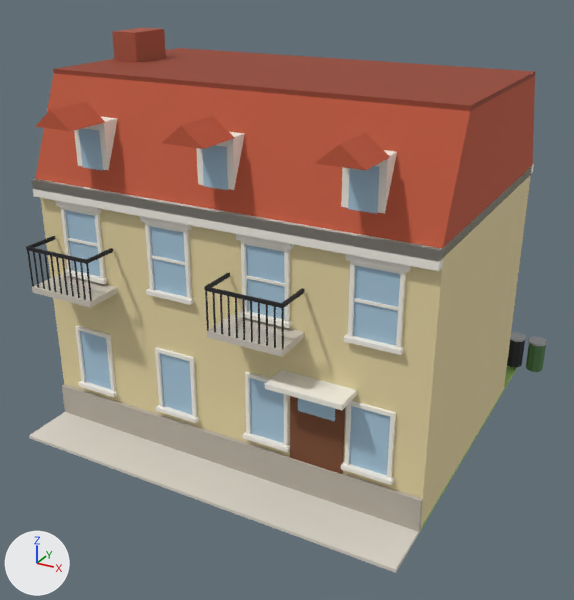
The FBX model Modeller/Binalar/Blok_duz_2k_4_Hafif.fbx: old version first, new version second.
The view is the same before and after, from a camera (50 mm lens) standing at (8.7, -16.94, 11.41) and looking at (-0.18, -0.8, 3.34). Lighting does not change. The marker at lower left points along +X, +Y and +Z. The older version comes first. Where no turn or scale is listed for an object, it has been applied to the vertices. Vertices at exactly the same position are counted once.

Objects in the first picture: 'Blok_duz_2k_4_Hafif'.
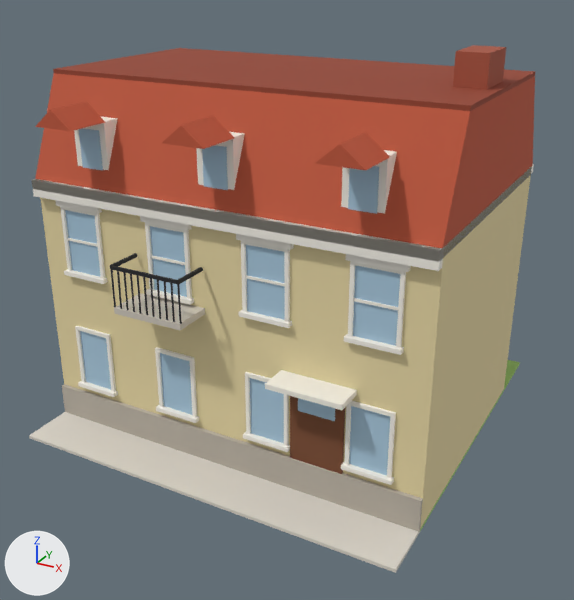
The newer file is also turned or shifted as a whole; pictures and numbers use the older file's frame.

Where the change shows, as pixel boxes (x1, y1, x2, y2) in the pictures (574 x 600 px; the box of a moved part takes in the faces that stretch with it):
'Blok_duz_2k_4_Hafif', reshaped: before (26, 28, 547, 573); after (29, 45, 535, 573)
part 1 of me_blok_duz_2k_4_hafif, moved or reshaped: before (32, 274, 118, 307); after (114, 293, 205, 330)
part 2 of me_blok_duz_2k_4_hafif, moved or reshaped: before (86, 248, 113, 264); after (110, 265, 178, 284)
part 3 of me_blok_duz_2k_4_hafif, moved or reshaped: before (86, 263, 92, 301); after (111, 270, 116, 307)
part 4 of me_blok_duz_2k_4_hafif, moved or reshaped: before (80, 262, 86, 300); after (117, 271, 122, 309)
part 5 of me_blok_duz_2k_4_hafif, moved or reshaped: before (74, 261, 80, 298); after (123, 272, 129, 310)
part 6 of me_blok_duz_2k_4_hafif, moved or reshaped: before (68, 260, 74, 297); after (130, 274, 135, 312)
part 7 of me_blok_duz_2k_4_hafif, moved or reshaped: before (205, 291, 209, 331); after (137, 275, 142, 314)
part 8 of me_blok_duz_2k_4_hafif, moved or reshaped: before (212, 292, 216, 333); after (143, 277, 148, 315)
part 9 of me_blok_duz_2k_4_hafif, moved or reshaped: before (220, 294, 223, 335); after (150, 278, 155, 317)
part 10 of me_blok_duz_2k_4_hafif, moved or reshaped: before (227, 296, 231, 336); after (157, 280, 161, 319)
part 11 of me_blok_duz_2k_4_hafif, moved or reshaped: before (235, 298, 238, 338); after (164, 282, 168, 320)
part 12 of me_blok_duz_2k_4_hafif, moved or reshaped: before (242, 299, 245, 340); after (170, 283, 175, 322)
part 13 of me_blok_duz_2k_4_hafif, moved or reshaped: before (250, 301, 253, 342); after (177, 284, 182, 324)
part 14 of me_blok_duz_2k_4_hafif, moved or reshaped: before (26, 236, 55, 249); after (110, 253, 137, 266)
part 15 of me_blok_duz_2k_4_hafif, moved or reshaped: before (204, 273, 230, 290); after (178, 267, 203, 284)
part 16 of me_blok_duz_2k_4_hafif, moved or reshaped: before (112, 28, 166, 62); after (453, 45, 506, 90)
part 17 of me_blok_duz_2k_4_hafif, deleted: before (26, 247, 547, 372)

What the commit changed:
Material 'Araba_8a5a9a' (mat_araba_8a5a9a) is new.
Its base color is (0.254, 0.102, 0.323) (purple #8a5a9a).
Its roughness is 0.85.
Material 'Agac_c9a43c' (mat_agac_c9a43c) is new.
Its base color is (0.584, 0.371, 0.0452) (yellow #c9a43c).
Its roughness is 0.85.
me_blok_duz_2k_4_hafif is used by ob_blok_duz_2k_4_hafif; location (0.0, 0.0, 0.0).
me_blok_duz_2k_4_hafif had 1100 vertices, 787 faces and spanned x -5.39..5.39, y -5.0..5.0, z 0.0..9.58.
me_blok_duz_2k_4_hafif now has 884 vertices, 608 faces and spans x -5.39..4.61, y -5.0..5.04, z 0.0..9.58.
me_blok_duz_2k_4_hafif part 1: the loose piece of 8 vertices spanning x -5.03..-3.23, y -4.55..-3.6, z 3.95..4.1 is moved by (2.5, 0.0, 0.0).
me_blok_duz_2k_4_hafif part 2: the loose piece of 8 vertices spanning x -3.27..-3.2, y -4.53..-3.65, z 5.02..5.1 is scaled about its middle by (30, 0.0568, 1), then moved by (1.6, -0.43, 0.0).
me_blok_duz_2k_4_hafif part 3: the loose piece of 8 vertices spanning x -3.25..-3.22, y -4.53..-4.5, z 4.1..5.02 is moved by (0.7, 0.0, 0.0).
me_blok_duz_2k_4_hafif part 4: the loose piece of 8 vertices spanning x -3.43..-3.4, y -4.53..-4.5, z 4.1..5.02 is moved by (1.06, 0.0, 0.0).
me_blok_duz_2k_4_hafif part 5: the loose piece of 8 vertices spanning x -3.61..-3.58, y -4.53..-4.5, z 4.1..5.02 is moved by (1.42, 0.0, 0.0).
me_blok_duz_2k_4_hafif part 6: the loose piece of 8 vertices spanning x -3.79..-3.76, y -4.53..-4.5, z 4.1..5.02 is moved by (1.78, 0.0, 0.0).
me_blok_duz_2k_4_hafif part 7: the loose piece of 8 vertices spanning x -0.05..-0.02, y -4.53..-4.5, z 4.1..5.02 is moved by (-1.78, 0.0, 0.0).
me_blok_duz_2k_4_hafif part 8: the loose piece of 8 vertices spanning x 0.13..0.16, y -4.53..-4.5, z 4.1..5.02 is moved by (-1.78, 0.0, 0.0).
me_blok_duz_2k_4_hafif part 9: the loose piece of 8 vertices spanning x 0.31..0.34, y -4.53..-4.5, z 4.1..5.02 is moved by (-1.78, 0.0, 0.0).
me_blok_duz_2k_4_hafif part 10: the loose piece of 8 vertices spanning x 0.49..0.52, y -4.53..-4.5, z 4.1..5.02 is moved by (-1.78, 0.0, 0.0).
me_blok_duz_2k_4_hafif part 11: the loose piece of 8 vertices spanning x 0.67..0.7, y -4.53..-4.5, z 4.1..5.02 is moved by (-1.78, 0.0, 0.0).
me_blok_duz_2k_4_hafif part 12: the loose piece of 8 vertices spanning x 0.85..0.88, y -4.53..-4.5, z 4.1..5.02 is moved by (-1.78, 0.0, 0.0).
me_blok_duz_2k_4_hafif part 13: the loose piece of 8 vertices spanning x 1.03..1.06, y -4.53..-4.5, z 4.1..5.02 is moved by (-1.78, 0.0, 0.0).
me_blok_duz_2k_4_hafif part 14: the loose piece of 8 vertices spanning x -5.07..-5.01, y -4.53..-3.65, z 5.02..5.1 is moved by (2.5, 0.0, 0.0).
me_blok_duz_2k_4_hafif part 15: the loose piece of 8 vertices spanning x -0.06..0.0, y -4.53..-3.65, z 5.02..5.1 is moved by (-0.7, 0.0, 0.0).
me_blok_duz_2k_4_hafif part 16: the loose piece of 8 vertices spanning x -5.14..-4.43, y -0.8..0.4, z 6.48..9.58 is moved by (8.8, 0.0, 0.0).
me_blok_duz_2k_4_hafif part 17: 25 loose pieces with 264 vertices, spanning x -5.05..5.39, y -4.55..4.87, z 0.13..5.1, are deleted.
Other edits to the shape of me_blok_duz_2k_4_hafif do not show in these pictures.
me_blok_duz_2k_4_hafif no longer uses material mat_agac_7fa04a (green #7fa04a).
me_blok_duz_2k_4_hafif no longer uses material mat_copmavi_3f5f9a (blue #3f5f9a).
me_blok_duz_2k_4_hafif no longer uses material mat_copyesil_4f7a4a (dark green #4f7a4a).
me_blok_duz_2k_4_hafif gains material mat_agac_c9a43c (yellow #c9a43c).
me_blok_duz_2k_4_hafif gains material mat_araba_8a5a9a (purple #8a5a9a).
